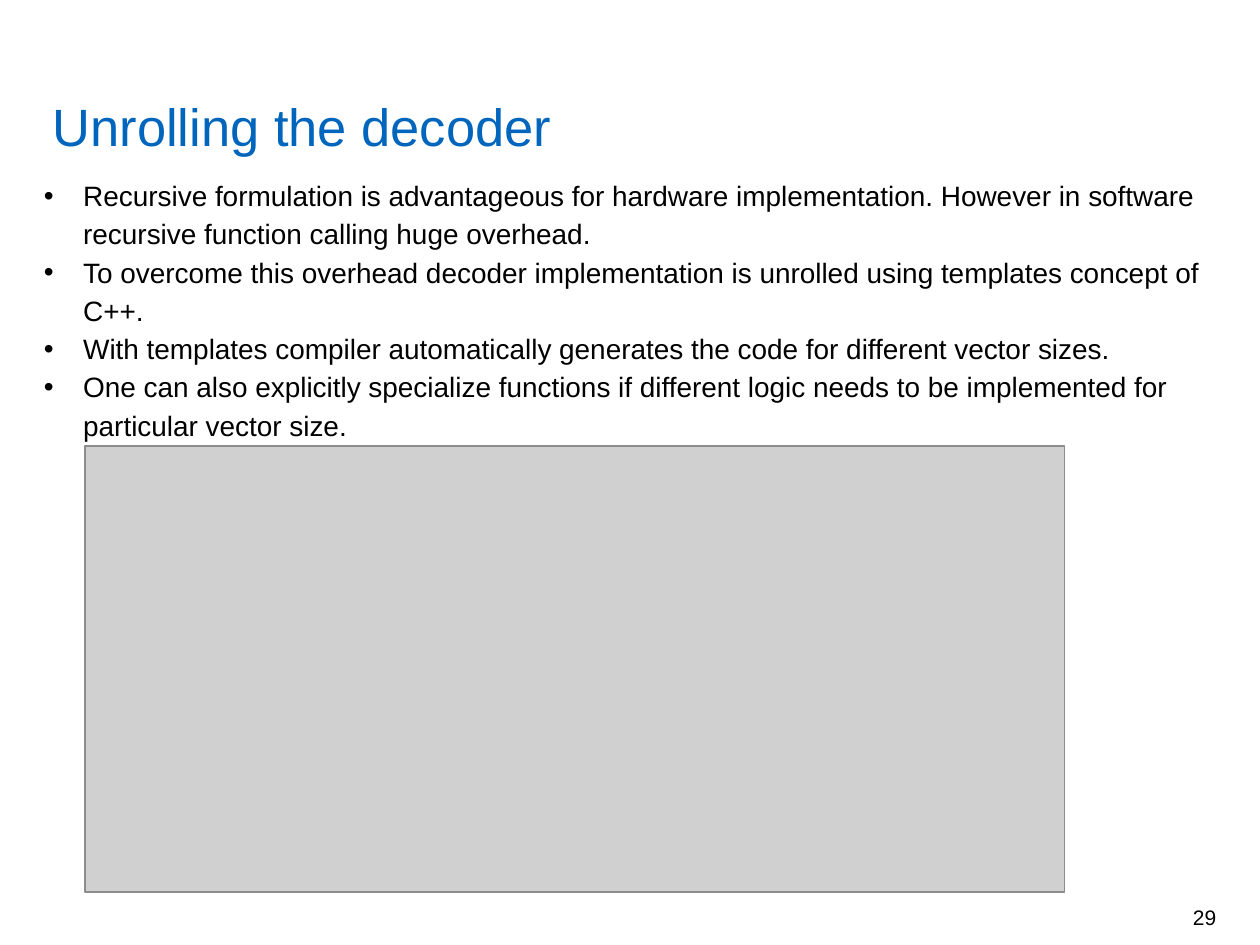
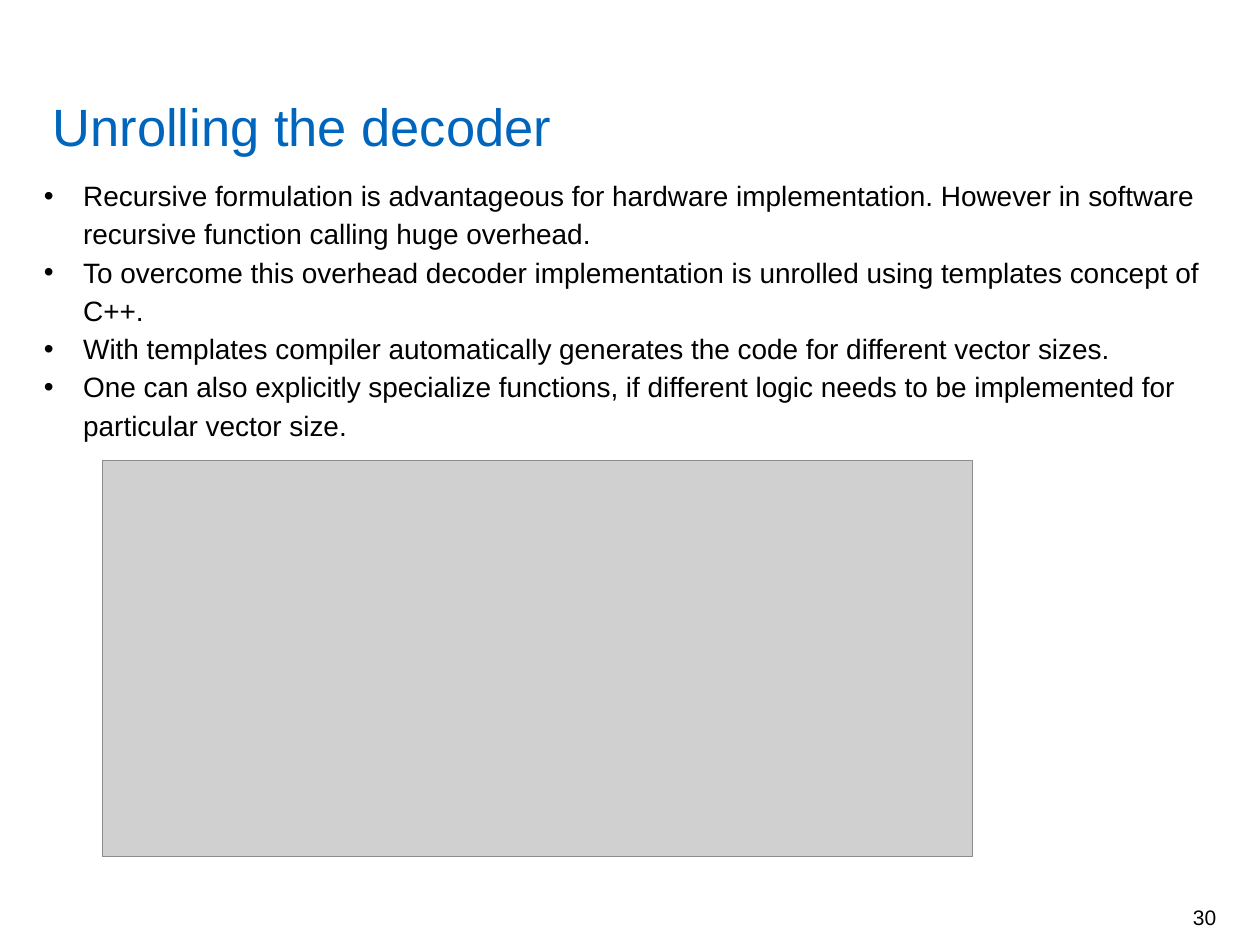
Before and after one commit to yadhu1961/thesis_5GPolorCodes, a slide deck: slide 30 of final_presentation/finalPpt.pptx (slide 29 before the commit). Drawn at 1260x945 pixels with LibreOffice and Linux fonts; fonts in the diff are those of the drawing; grey boxes stand for pictures; background and template pictures are left out. Boxes give left, top, right and bottom in pixels: in the first picture for what was removed or moved away, otherwise in the second. Text is boxed around its words. In the diff, an @@ line names an element or a change of style, - is before the commit and + after.

```diff
--- a/final_presentation/finalPpt.pptx
+++ b/final_presentation/finalPpt.pptx
@@ text at (83, 376, 1175, 441): text changed @@
-• One can also explicitly specialize functions if different logic needs to be implemented for particular vector size.
+• One can also explicitly specialize functions, if different logic needs to be implemented for particular vector size.
@@ picture: place and size @@
-picture at (86, 446, 1065, 892)
+picture at (102, 460, 973, 857)
@@ page number at (1193, 910, 1216, 926): text changed @@
-29
+30
```
Also in this commit, not shown: 17 other slides changed, 1 slide added, 3 other files.
